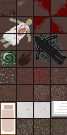
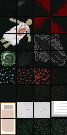
The second 67×135 image is a revision of the first. Changes to its layers:
"mildew03": opacity 44% → 28%, painted on it over box(13, 78, 67, 135)
"mildew02": opacity 53% → 25% over box(34, 119, 50, 135)
"mildew01": opacity 25% → 10%, painted on it over box(17, 119, 33, 135)
"dirt05": opacity 28% → 8% over box(51, 86, 66, 101)
"dirt04": opacity 20% → 6% over box(34, 85, 49, 101)
"dirt03": opacity 14% → 2% over box(17, 85, 33, 101)
"dirt02": opacity 26% → 3% over box(0, 85, 16, 101)
"dirt01": opacity 18% → 3% over box(51, 68, 67, 84)
painted on "Hintergrund" over box(0, 0, 67, 135)
